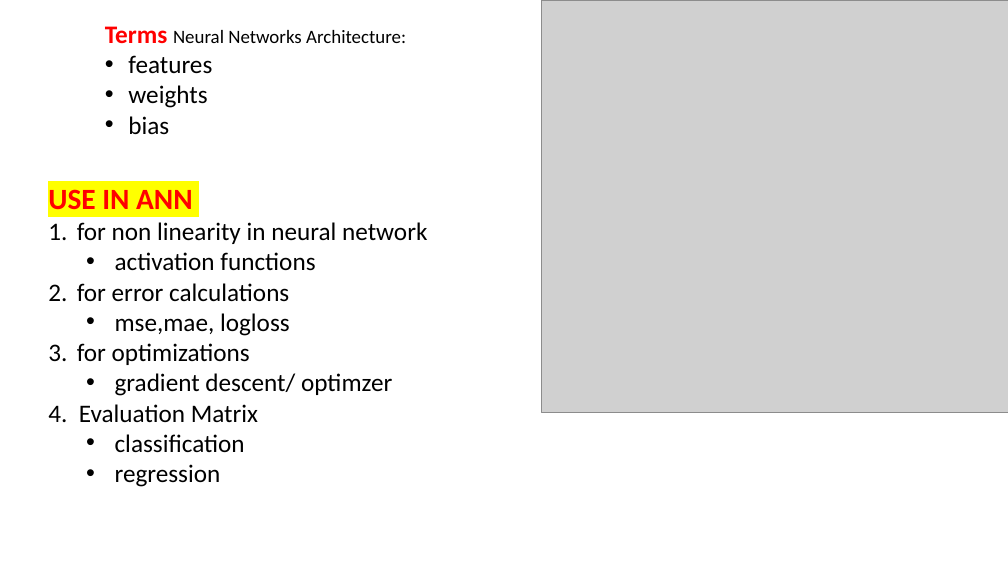
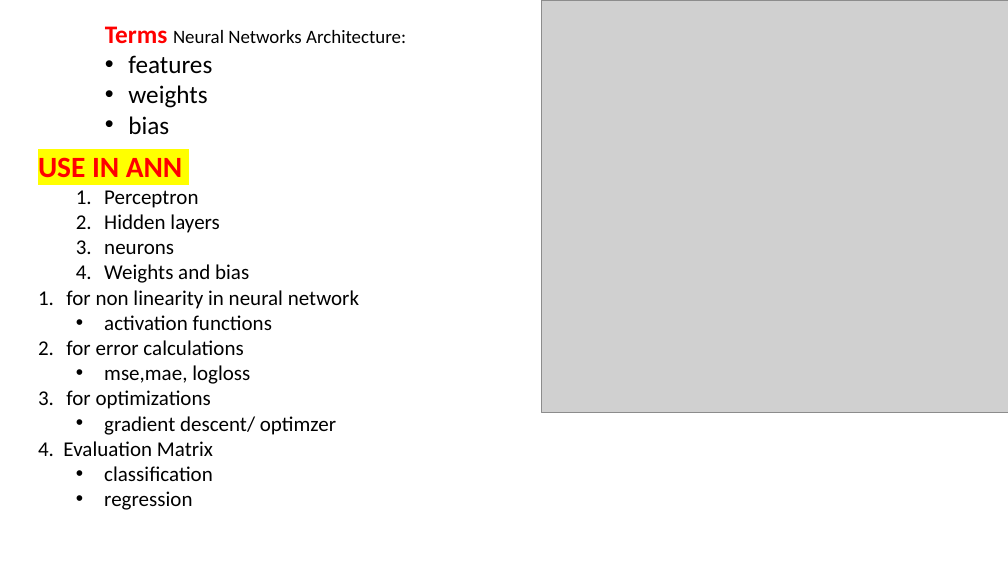
Before and after one commit to shahil04/ds_materials, a slide deck: slide 19 of 9.Deep_learning/class_1_module_9_deep learning__introduction.pptx. Drawn at 1008x567 pixels with LibreOffice and Linux fonts; fonts in the diff are those of the drawing; grey boxes stand for pictures. Boxes give left, top, right and bottom in pixels: in the first picture for what was removed or moved away, otherwise in the second. Text is boxed around its words. In the diff, an @@ line names an element or a change of style, - is before the commit and + after.

```diff
--- a/9.Deep_learning/class_1_module_9_deep learning__introduction.pptx
+++ b/9.Deep_learning/class_1_module_9_deep learning__introduction.pptx
@@ text "USE IN ANN": place and size @@
-text "USE IN ANN" at [48, 189, 427, 487]
+text "USE IN ANN" at [38, 157, 359, 510]
@@ text at [104, 190, 249, 283]: paragraphs added @@
+  1. Perceptron
+  2. Hidden layers
+  3. neurons
+  4. Weights and bias
@@ text at [38, 290, 359, 510]: size 24 to 20 pt in "for non linearity in neural network", "activation functions", "for error calculations", "mse,mae, logloss" and 5 more places @@
```
Also in this commit, not shown: 6 other slides changed, 2 slides added, 13 slides removed, 26 other files.
